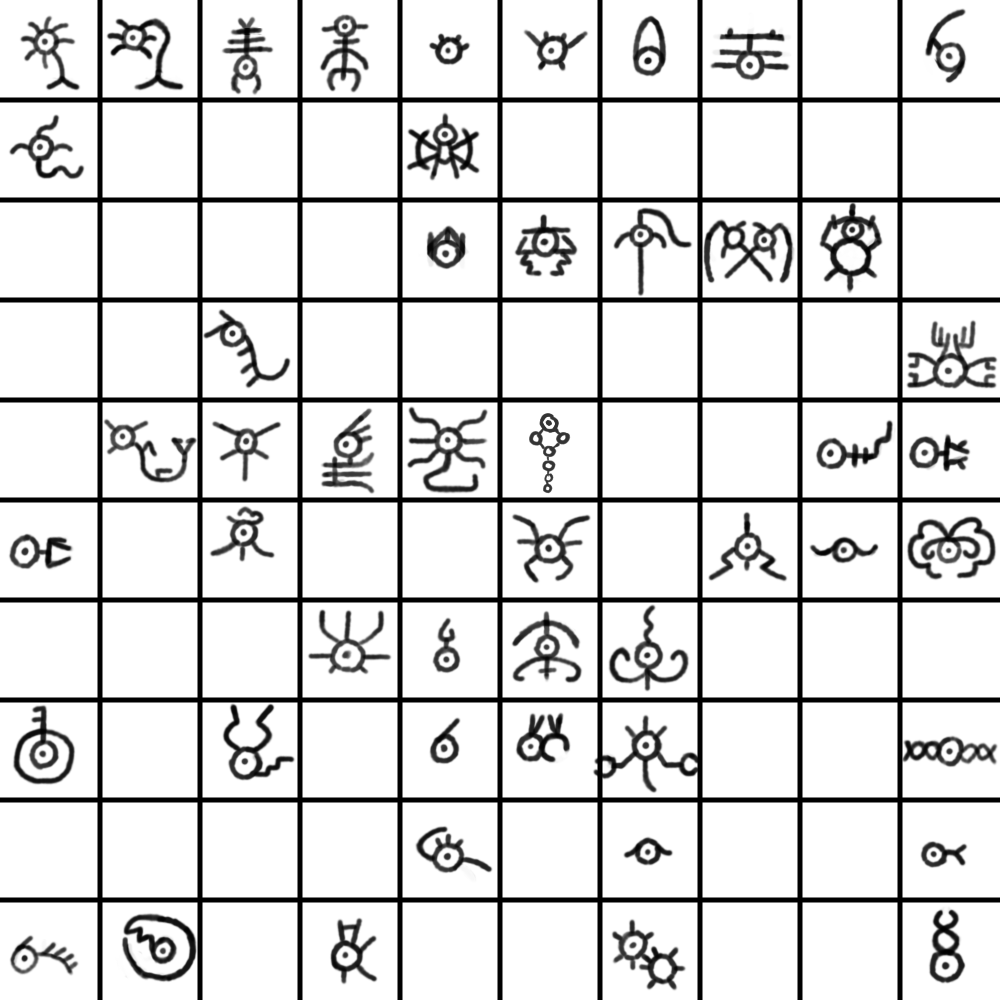
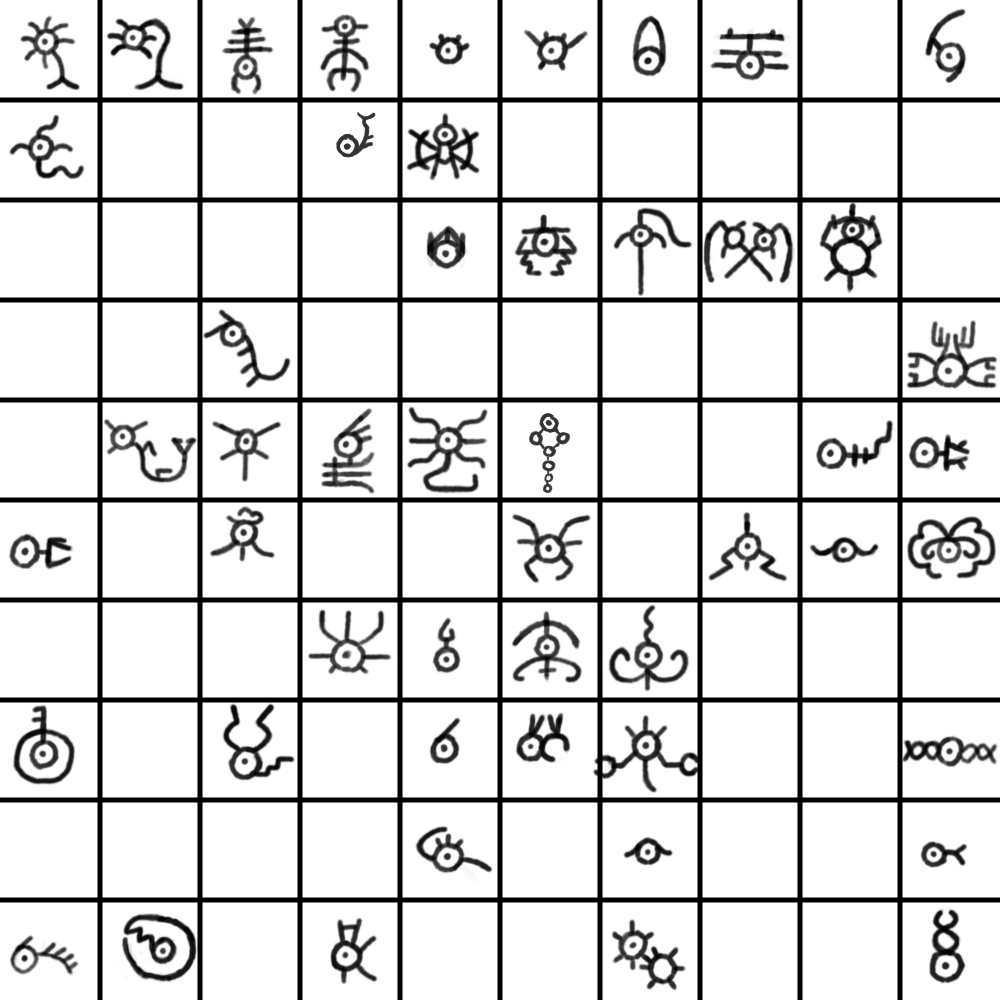
Layers edited between the first and the second 1000x1000 image:
painted on "Paint Layer 1" over [336, 112, 376, 158]
